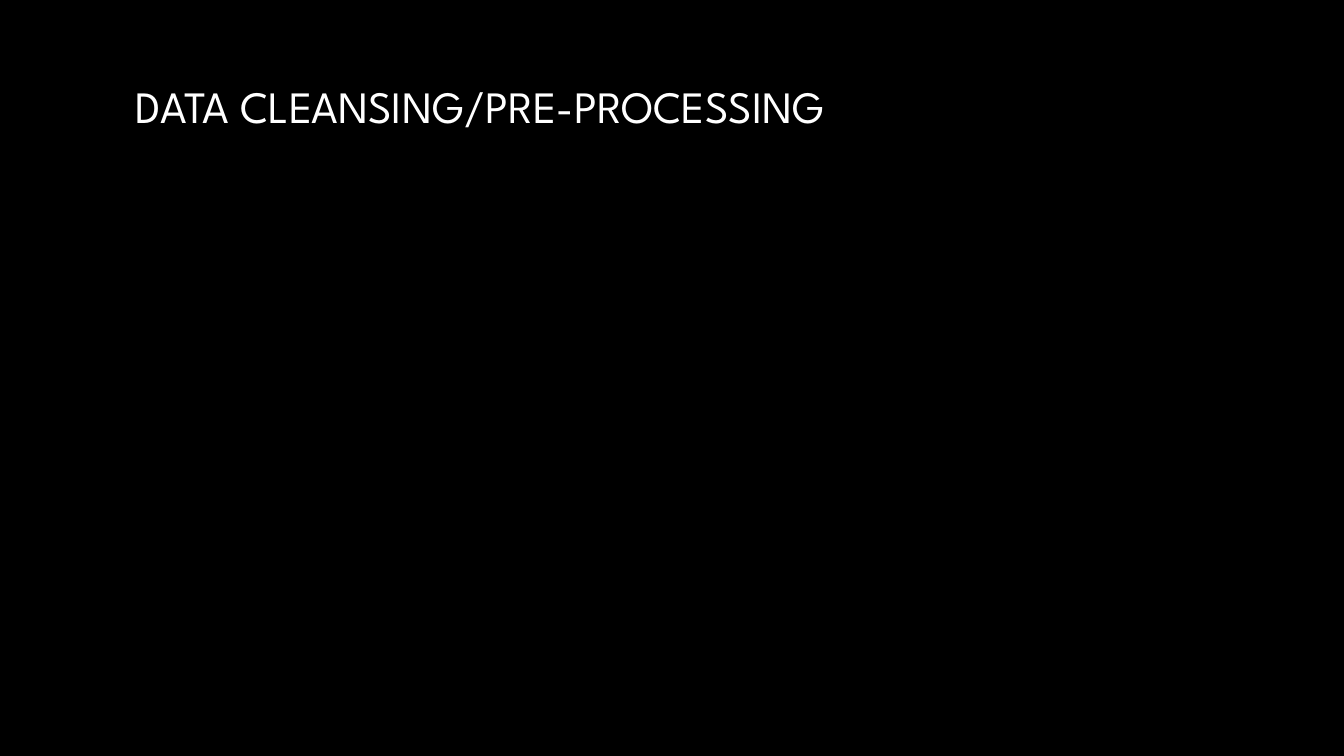
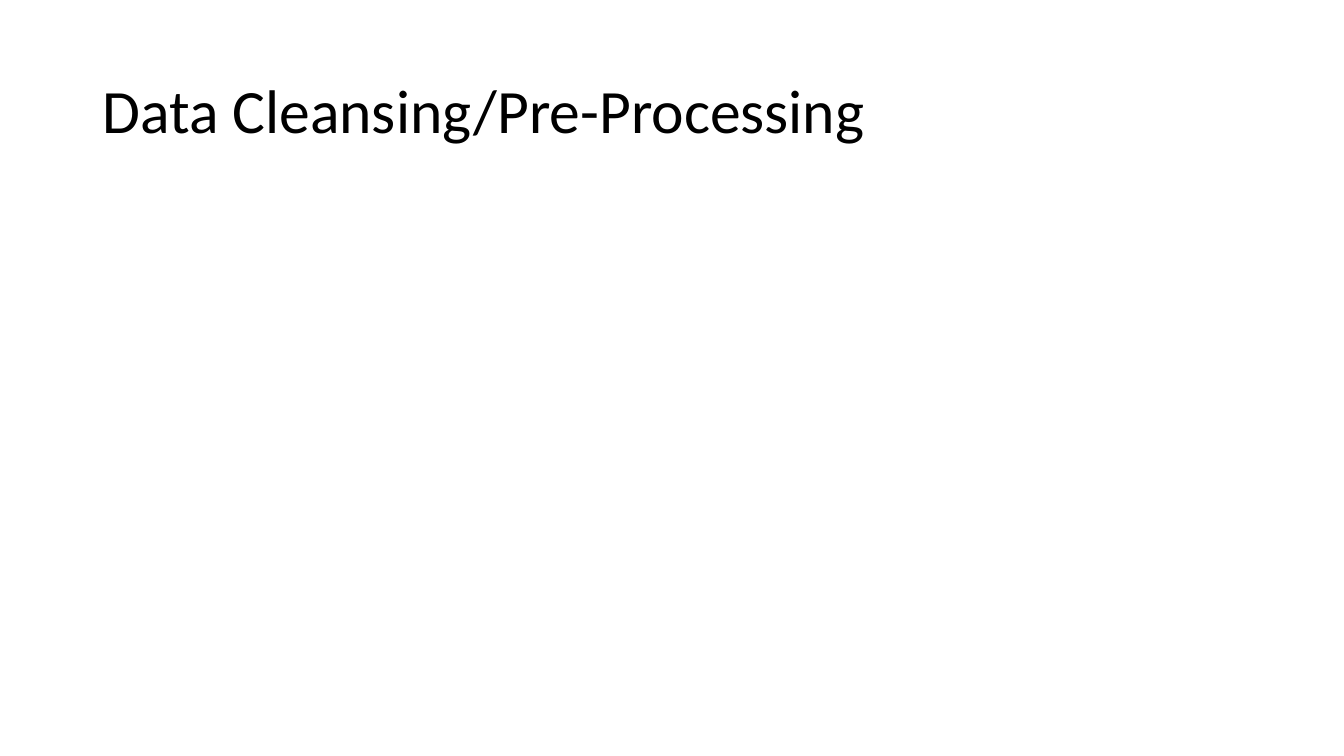
Before and after one commit to manullamas/CrimeDV, a slide deck: slide 7 of Presentation/Team5_Final.pptx. Drawn at 1344x756 pixels with LibreOffice and Linux fonts; fonts in the diff are those of the drawing; background and template pictures are left out. Boxes give left, top, right and bottom in pixels: in the first picture for what was removed or moved away, otherwise in the second. Text is boxed around its words. In the diff, an @@ line names an element or a change of style, - is before the commit and + after.

Commit message:
my presentation slides

```diff
--- a/Presentation/Team5_Final.pptx
+++ b/Presentation/Team5_Final.pptx
@@ background picture (left out) to #FFFFFF @@
@@ title at [102, 90, 865, 144]: text changed; size 32 to 44 pt; font League Spartan to Calibri; text colour gradient #FFFFFF to #A6A6A6 to #000000 @@
-DATA CLEANSING/PRE-PROCESSING
+Data Cleansing/Pre-Processing
```
Also in this commit, not shown: 9 other slides changed, 1 other file.
